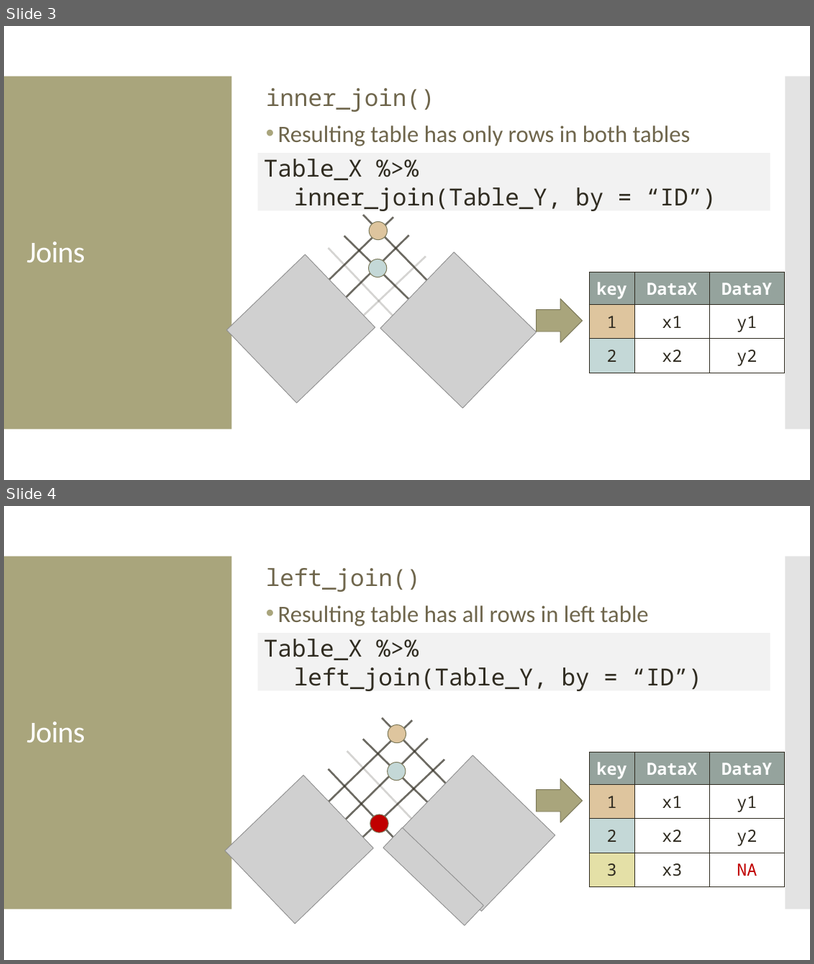
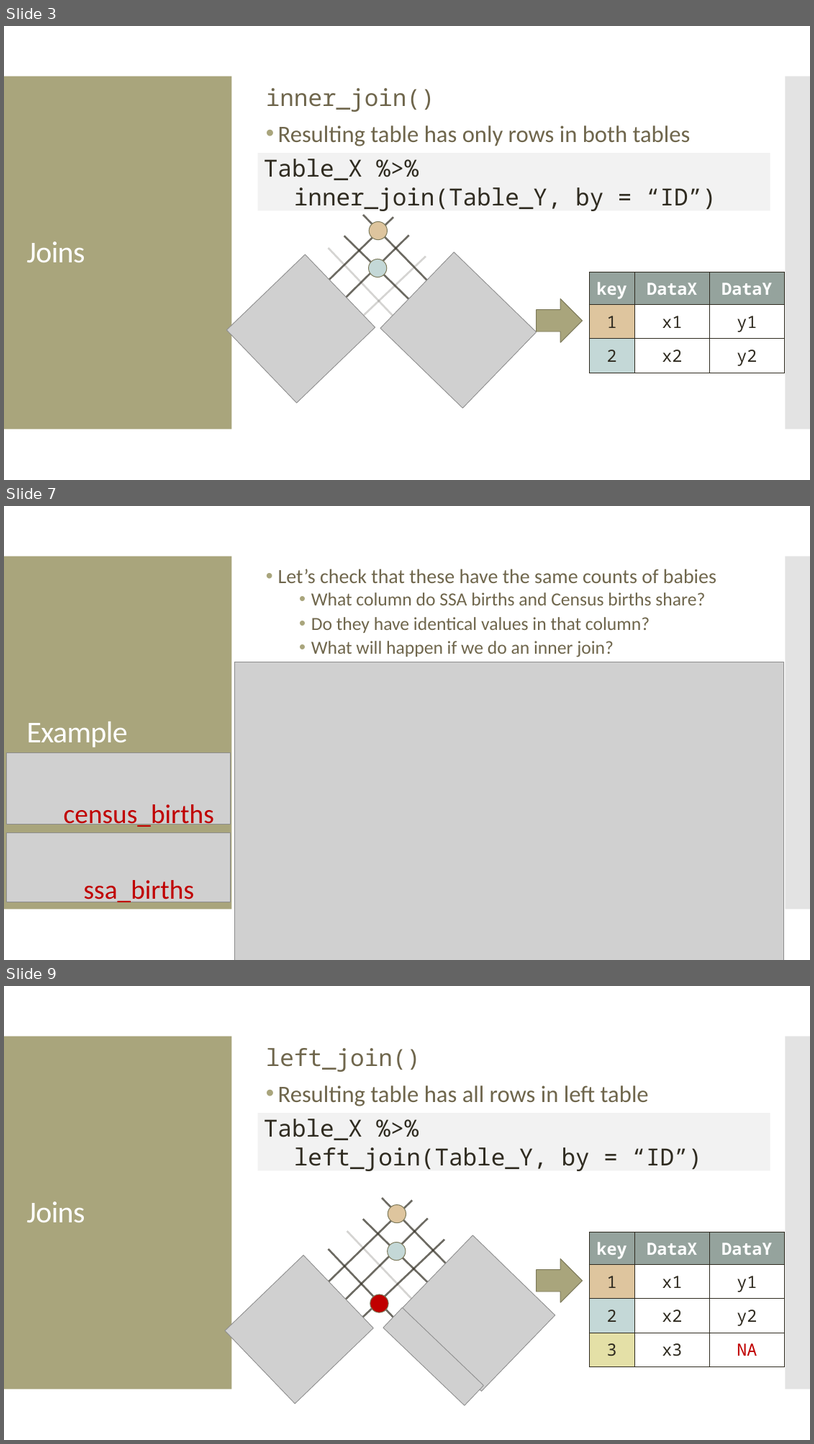
Before and after one commit to amosca01/Intro-DS-F23, a slide deck: slides/13-data-wrangling-joins2.pptx. Shown one above the other, each under a label of ours: slides 3 and 4 before the commit, slides 3, 7 and 9 after it; the slides between them are not shown. The pictures are 814x964 and 814x1444 pixels, drawn with LibreOffice and Linux fonts; fonts in the diff are those of the drawing; grey boxes stand for pictures. Boxes give left, top, right and bottom in pixels: in the first picture for what was removed or moved away, otherwise in the second. Text is boxed around its words. In the diff, an @@ line names an element or a change of style, - is before the commit and + after.

```diff
--- a/slides/13-data-wrangling-joins2.pptx
+++ b/slides/13-data-wrangling-joins2.pptx
@@ slide 7 added at (4, 506, 810, 960), background #FFFFFF; not listed: 2 template elements that a slide beside it also shows @@
@@ text added at (278, 569, 717, 657), 22 pt, text #6F664C @@
+• Let’s check that these have the same counts of babies
+  • What column do SSA births and Census births share?
+  • Do they have identical values in that column?
+  • What will happen if we do an inner join?
@@ picture added at (234, 662, 784, 960) @@
@@ title added at (27, 721, 128, 747), 36 pt, text #FFFFFF @@
+Example
@@ picture added at (6, 753, 230, 824) @@
@@ text added at (64, 804, 214, 830), 32 pt, text #C00000 @@
+census_births
@@ picture added at (6, 833, 231, 902) @@
@@ text added at (84, 880, 195, 906), 32 pt, text #C00000 @@
+ssa_births
@@ what was slide 4 is now slide 9 @@
```
Also in this commit, not shown: 15 other slides added, 14 other files.
